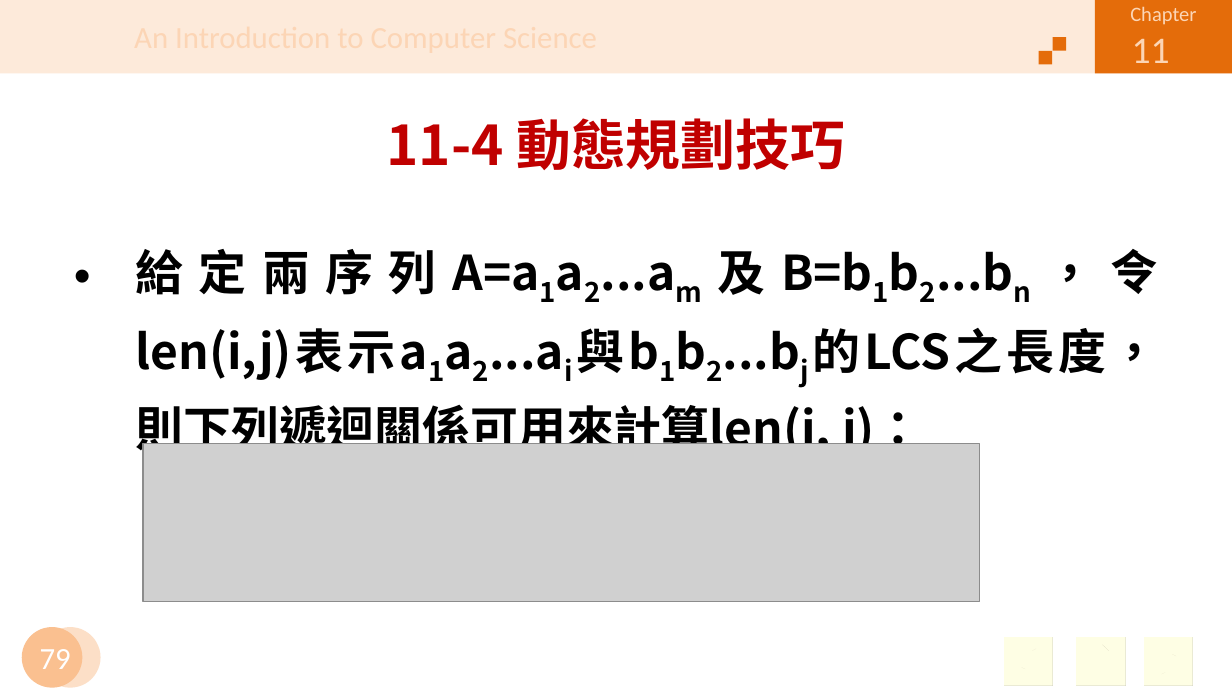
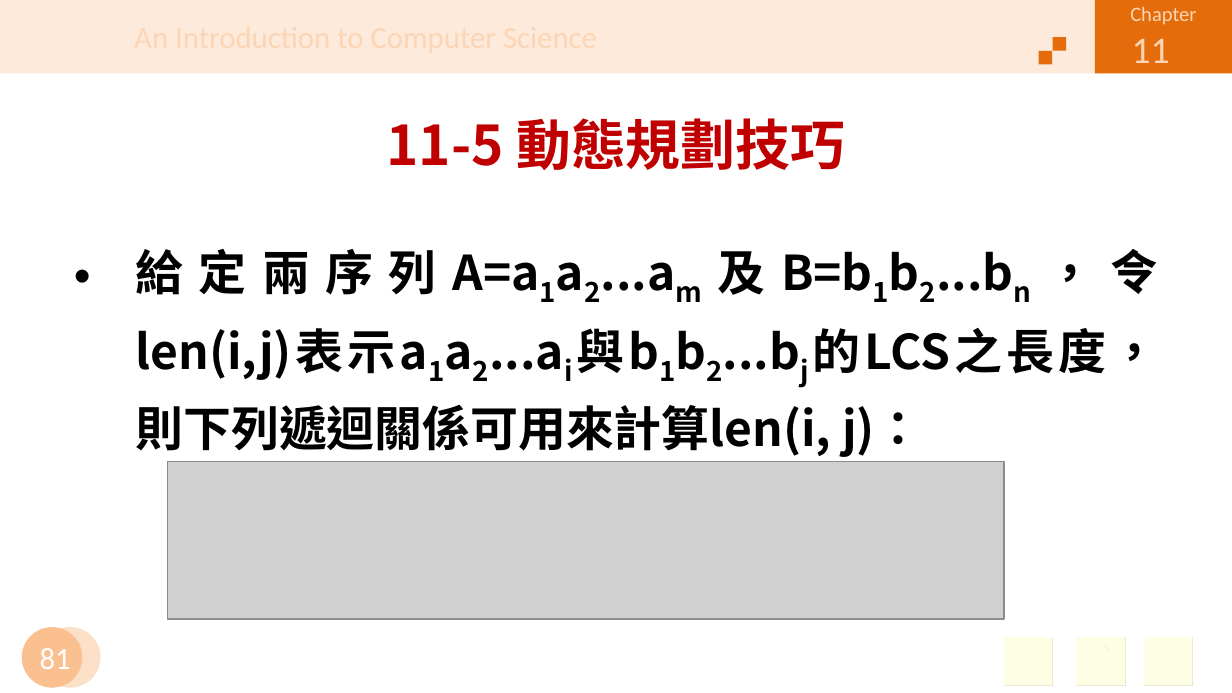
Before and after one commit to jiaweichang/biography, a slide deck: slide 81 of slides/11401/Introduction to Computer/CH11.pptx (slide 79 before the commit). Drawn at 1232x693 pixels with LibreOffice and Linux fonts; fonts in the diff are those of the drawing; grey boxes stand for pictures; background and template pictures are left out. Boxes give left, top, right and bottom in pixels: in the first picture for what was removed or moved away, otherwise in the second. Text is boxed around its words. In the diff, an @@ line names an element or a change of style, - is before the commit and + after.

```diff
--- a/slides/11401/Introduction to Computer/CH11.pptx
+++ b/slides/11401/Introduction to Computer/CH11.pptx
@@ title at [387,118,845,170]: text changed @@
-11-4 動態規劃技巧
+11-5 動態規劃技巧
@@ picture: place and size @@
-picture at [143,444,979,601]
+picture at [168,462,1004,620]
@@ page number at [40,648,71,669]: text changed @@
-79
+81
```
Also in this commit, not shown: 53 other slides changed, 5 slides added, 3 slides removed, 10 other files.
